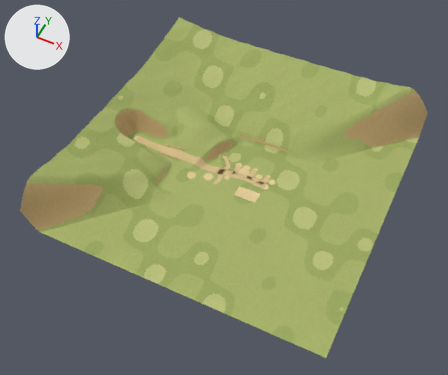
The glTF model assets-vila/fase-betania/betania_cenario.glb, before and after one commit.
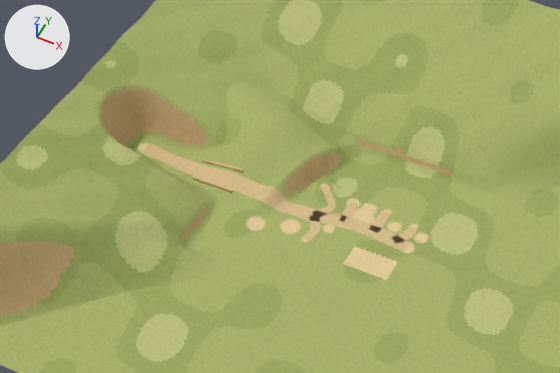
There are two pictures of each version: one whole from a 50 mm lens placed at (93.0, -203.0, 239.0), pointed at (-2.0, -14.0, 3.0), one close up on the part from 15% to 76% of the width and 18% to 66% of the height. The lights are fixed; the arrows at upper left show +X, +Y and +Z. The older version's two pictures come first. Vertices at exactly the same position are counted once.

Objects in the first close-up: 'Betania_Caminhos', 'Betania_Terreno'.
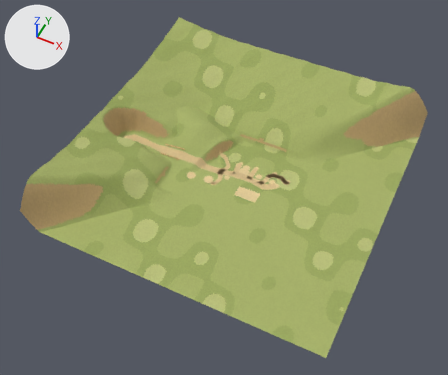
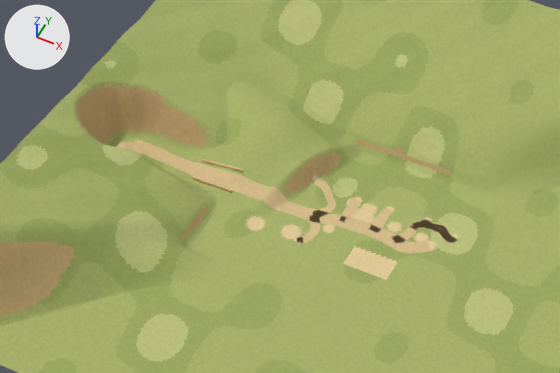
Location of each change, [x1, y1, x2, y2] in pixels of the close-ups (560 x 373 px; the box of a moved part takes in the faces that stretch with it):
```json
{"part": 1, "of": "me_betania_caminhos", "change": "moved or reshaped", "before": [141, 145, 417, 252], "after": [123, 141, 458, 253]}
{"part": 2, "of": "me_betania_terreno", "change": "moved or reshaped", "before": [74, 81, 150, 149], "after": [74, 81, 150, 148]}
{"part": 3, "of": "me_betania_terreno", "change": "recoloured", "before": [75, 84, 460, 255], "after": [75, 84, 460, 255]}
```

Scene script edits in JSON lines:
```json
{"block": "me_betania_caminhos", "where": "# used by ob_betania_caminhos; location = (0.0, 0.0, 0.0)"}
{"op": "remove", "block": "me_betania_caminhos", "code": "me_betania_caminhos.from_pydata(...)  # 1705 vertices, 2688 faces; spans x -60.0..16.3, y -10.8..8.8, z 0.0..3.8"}
{"op": "add", "block": "me_betania_caminhos", "code": "me_betania_caminhos.from_pydata(...)  # 2524 vertices, 4048 faces; spans x -66.0..26.3, y -12.9..10.5, z 0.0..3.8"}
{"block": "me_betania_caminhos", "change": "me_betania_caminhos part 1: 790 vertices moved from x -59.8..16.1, y -10.3..8.5, z 0.0..3.8 to x -59.8..16.0, y -10.5..8.4, z 0.0..3.8; 69 vertices removed from x -60.0..16.3, y -10.8..8.8, z 0.0..3.2; 888 vertices added at x -66.0..26.3, y -12.9..10.5, z 0.0..3.8"}
{"block": "me_betania_terreno", "where": "me_betania_terreno.from_pydata(...)  # 49729 vertices, 98568 faces; spans x -78.0..77.0, y -77.0..78.0, z 0.0..28.0"}
{"block": "me_betania_terreno", "where": "# used by ob_betania_terreno; location = (0.0, 0.0, 0.0)"}
{"block": "me_betania_terreno", "change": "me_betania_terreno part 2: 472 of 49729 vertices moved; they spanned x -75.0..-59.0, y -16.0..5.0, z 4.0..19.0 and now span x -75.0..-59.0, y -16.0..5.0, z 3.0..18.0; mean shift (0.0, 0.0, -5.0); largest move (-70.0, -7.0, 16.0) -> (-70.0, -7.0, 5.0)"}
{"block": "me_betania_terreno", "change": "me_betania_terreno part 3: 1361 kept faces spanning x -75.0..26.0, y -16.0..11.0, z 0.0..19.0 get new vertex colours"}
```
